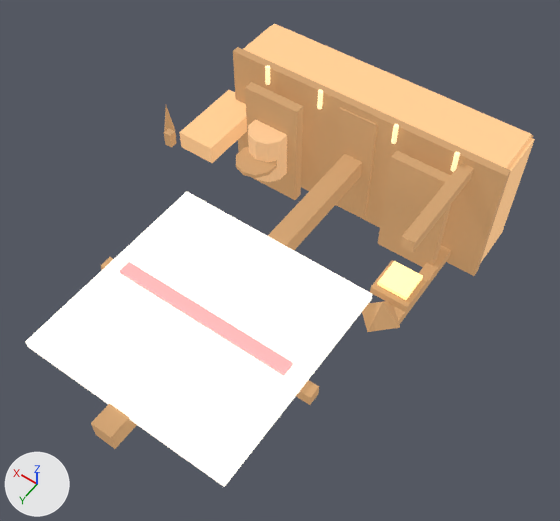
What one commit did to the glTF model assets/procedural/pretty/boat.glb.
The view is the same before and after, from a 50 mm camera at (-1.28, 2.75, 2.7) aimed at (-0.03, 1.01, -0.04). Every picture has the same lights, and +X, +Y and +Z are marked at lower left. The first picture is the older version.

The scene before the commit, as lines of its bpy script (objects in view):
```python
ob_barrel = bpy.data.objects.new('barrel', me_柱体_008)
ob_barrel.location = (0.4, 0.5, 0.0)
ob_boom = bpy.data.objects.new('boom', me_立方体_033)
ob_boom.location = (0.0, 1.5, 0.0)
ob_boom.scale = (1.1, 0.06, 0.06)
ob_mast = bpy.data.objects.new('mast', me_立方体_032)
ob_mast.location = (0.0, 1.2, 0.0)
ob_mast.scale = (0.1, 1.8, 0.1)
ob_plank_mid = bpy.data.objects.new('plank_mid', me_立方体_031)
ob_plank_mid.location = (0.0, 0.34, 0.0)
ob_plank_mid.scale = (0.2, 0.02, 0.62)
ob_post_l = bpy.data.objects.new('post_l', me_立方体_038)
ob_post_l.location = (-0.55, 0.55, 0.28)
ob_post_l.scale = (0.06, 0.6, 0.06)
ob_post_r = bpy.data.objects.new('post_r', me_立方体_039)
ob_post_r.location = (-0.55, 0.55, -0.28)
ob_post_r.scale = (0.06, 0.6, 0.06)
ob_rim_top = bpy.data.objects.new('rim_top', me_立方体_028)
ob_rim_top.location = (0.0, 0.32, 0.0)
ob_rim_top.scale = (1.45, 0.04, 0.7)
ob_seat_back = bpy.data.objects.new('seat_back', me_立方体_029)
ob_seat_back.location = (-0.4, 0.45, 0.0)
ob_seat_back.scale = (0.3, 0.05, 0.6)
ob_seat_front = bpy.data.objects.new('seat_front', me_立方体_030)
ob_seat_front.location = (0.4, 0.45, 0.0)
ob_seat_front.scale = (0.3, 0.05, 0.6)
# also in view: 'lantern_glow' at (-0.55, 0.85, 0.04); 'lantern_body' at (-0.55, 0.85, 0.0); 'sail_strip' at (0.0, 1.5, 0.08); 'hull_side_l' at (0.0, 0.18, 0.32); 'bow' at (0.7, 0.5, 0.0)
```
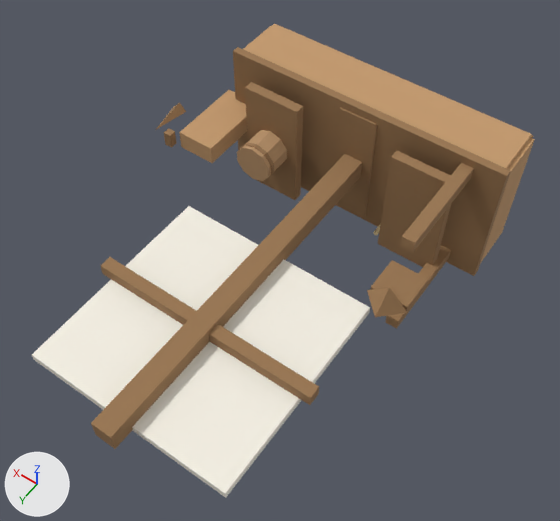
The newer file is also turned or shifted as a whole; pictures and numbers use the older file's frame.

Changed parts and their boxes [x1, y1, x2, y2] in the pictures (560 x 521 px):
'sail_main', surface changed, moved, turned, rescaled
    before: [25, 192, 372, 487]
    after: [32, 206, 370, 498]
'rim_top', recoloured, surface changed (darker)
    both: [233, 47, 511, 276]
'mast', recoloured, surface changed
    both: [91, 154, 362, 449]
'hull_side_l', recoloured, surface changed (darker)
    both: [244, 24, 532, 169]
'hull_side_r', recoloured, surface changed (darker)
    both: [244, 24, 532, 169]
'seat_back', recoloured, surface changed (darker)
    both: [377, 151, 451, 267]
'boom', recoloured, surface changed
    both: [101, 257, 319, 405]
'seat_front', recoloured, surface changed (darker)
    both: [245, 82, 303, 200]
'sail_strip', recoloured, surface changed
    both: [120, 262, 293, 376]
'bow', recoloured, surface changed (darker)
    both: [179, 90, 247, 163]
'plank_mid', recoloured, surface changed (darker)
    both: [335, 107, 378, 216]
'post_l', recoloured, surface changed (darker)
    both: [386, 163, 474, 329]
'post_r', recoloured, surface changed (darker)
    both: [394, 163, 474, 329]
'barrel', recoloured, surface changed, turned
    before: [248, 119, 287, 182]
    after: [237, 130, 287, 181]
'lantern_body', recoloured, surface changed
    both: [370, 260, 428, 311]
'lantern_roof', recoloured, surface changed, turned (darker)
    before: [362, 301, 400, 332]
    after: [367, 287, 408, 317]
'hull_back', recoloured, surface changed (darker)
    both: [481, 137, 535, 262]
'lantern_glow', recoloured, surface changed
    both: [377, 261, 423, 300]
'barrel_hoop2', recoloured, surface changed, turned
    before: [236, 147, 277, 178]
    after: [239, 142, 274, 180]
'bow_tip', recoloured, surface changed, turned
    before: [164, 106, 176, 135]
    after: [156, 103, 186, 129]
'bow_top', recoloured, surface changed (darker)
    both: [164, 128, 176, 148]
'tie.001', recoloured, surface changed, moved
    before: [391, 124, 399, 144]
    after: [373, 225, 380, 235]
'tie', recoloured, surface changed
    both: [451, 152, 460, 172]
'tie.002', recoloured, surface changed
    both: [317, 89, 323, 109]
'tie.003', recoloured, surface changed
    both: [265, 65, 270, 85]
'hull_front', recoloured, surface changed
    both: [243, 26, 271, 49]

The change, as a diff of the scene's bpy script:
```diff
--- a/assets/procedural/pretty/boat.glb.py
+++ b/assets/procedural/pretty/boat.glb.py
@@ mat_boat_wood_dark @@
 mat_boat_wood_dark.roughness = 0.9
-mat_boat_wood_dark.emission_color = (0.32, 0.18, 0.08)  # brown #997650
-mat_boat_wood_dark.emission_strength = 1.0
@@ mat_boat_wood @@
 mat_boat_wood.roughness = 0.85
-mat_boat_wood.emission_color = (0.55, 0.32, 0.15)  # brown #c4996c
-mat_boat_wood.emission_strength = 1.0
@@ mat_boat_sail @@
 mat_boat_sail.emission_color = (0.92, 0.88, 0.78)  # white #f6f1e5
-mat_boat_sail.emission_strength = 1.0
@@ mat_boat_sail_red @@
 mat_boat_sail_red.roughness = 0.7
-mat_boat_sail_red.emission_color = (0.85, 0.25, 0.25)  # pink #ed8989
-mat_boat_sail_red.emission_strength = 1.0
@@ mat_boat_lantern @@
 mat_boat_lantern.roughness = 0.3
-mat_boat_lantern.emission_color = (1.0, 0.75, 0.3)  # yellow #ffe195
-mat_boat_lantern.emission_strength = 1.0
@@ mat_boat_barrel @@
 mat_boat_barrel.roughness = 0.85
-mat_boat_barrel.emission_color = (0.5, 0.3, 0.15)  # brown #bc956c
-mat_boat_barrel.emission_strength = 1.0
@@ mat_boat_rope @@
 mat_boat_rope.roughness = 0.85
-mat_boat_rope.emission_color = (0.85, 0.7, 0.4)  # beige #eddaaa
-mat_boat_rope.emission_strength = 1.0
@@ ob_sail_main @@
 ob_sail_main = bpy.data.objects.new('sail_main', me_立方体_034)
-ob_sail_main.location = (0.0, 1.5, 0.05)
-ob_sail_main.scale = (1.0, 1.0, 0.04)
+ob_sail_main.location = (0.0, 1.5, -0.05)
+ob_sail_main.rotation_euler = (-1.571, 0.0, 0.0)  # degrees (-90, 0, 0)
+ob_sail_main.scale = (1.0, 0.04, 1.0)
@@ ob_bow_tip @@
 ob_bow_tip.location = (0.95, 0.62, 0.0)
+ob_bow_tip.rotation_euler = (-1.571, 0.0, 0.0)  # degrees (-90, 0, 0)
@@ ob_lantern_roof @@
 ob_lantern_roof.location = (-0.55, 1.0, 0.0)
+ob_lantern_roof.rotation_euler = (-1.571, 0.0, 0.0)  # degrees (-90, 0, 0)
@@ ob_barrel @@
 ob_barrel.location = (0.4, 0.5, 0.0)
+ob_barrel.rotation_euler = (-1.571, 0.0, 0.0)  # degrees (-90, 0, 0)
@@ ob_barrel_hoop2 @@
 ob_barrel_hoop2.location = (0.4, 0.6, 0.0)
+ob_barrel_hoop2.rotation_euler = (-1.571, 0.0, 0.0)  # degrees (-90, 0, 0)
@@ ob_tie_001 @@
 ob_tie_001 = bpy.data.objects.new('tie.001', me_柱体_012)
-ob_tie_001.location = (-0.2, 0.36, 0.32)
+ob_tie_001.location = (-0.2, 0.36, -0.32)
```
